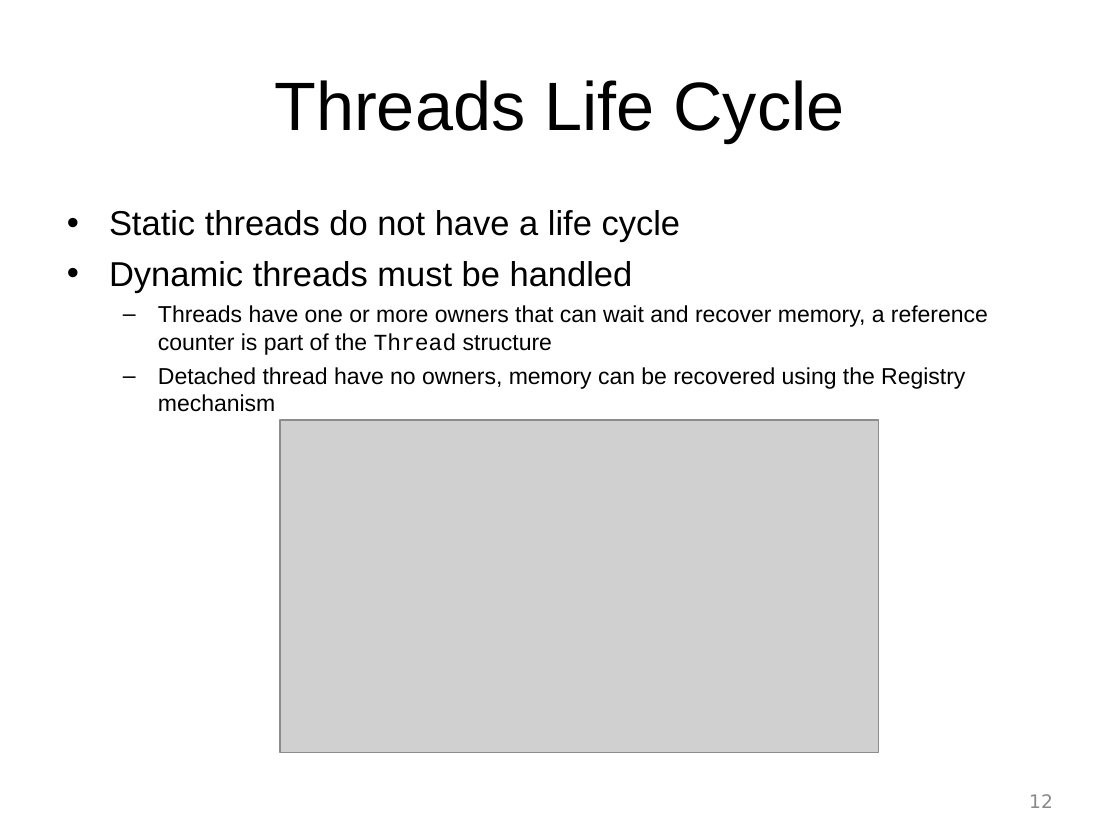
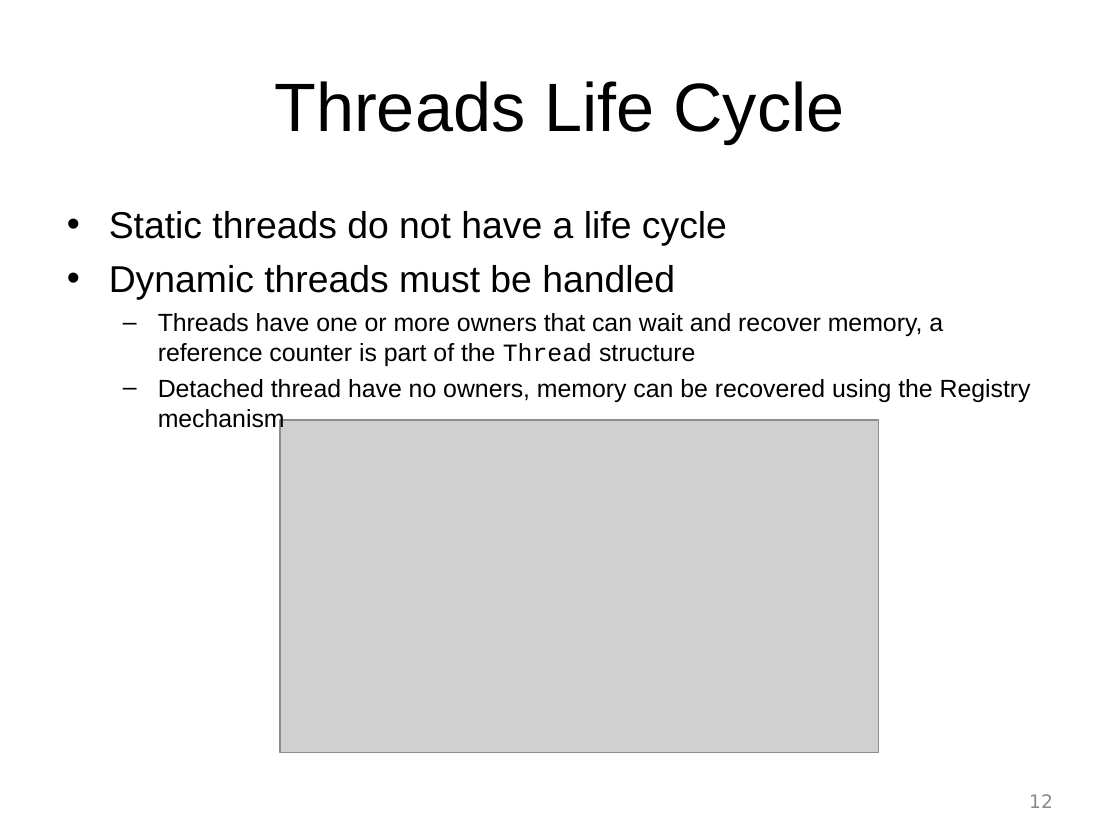
Before and after one commit to mabl/ChibiOS, a slide deck: slide 12 of slides_better_embedded_2012/ChibiOS-RT 2 Architecture.ppt. Drawn at 1120x840 pixels with LibreOffice and Linux fonts; fonts in the diff are those of the drawing; grey boxes stand for pictures; background and template pictures are left out. Boxes give left, top, right and bottom in pixels: in the first picture for what was removed or moved away, otherwise in the second. Text is boxed around its words. In the diff, an @@ line names an element or a change of style, - is before the commit and + after.

```diff
--- a/slides_better_embedded_2012/ChibiOS-RT 2 Architecture.ppt
+++ b/slides_better_embedded_2012/ChibiOS-RT 2 Architecture.ppt
@@ text "Static threads do not have ..." at <box>109,211,1031,433</box>: size 22.2 to 24 pt in "Static threads do not have a life ...", "Dynamic threads must be handled"; size 14.8 to 16 pt in "Threads have one or more owners that ...", "Detached thread have no owners, memory can ..."; indent changed @@
```
Also in this commit, not shown: 22 other slides changed, 1 other file.
